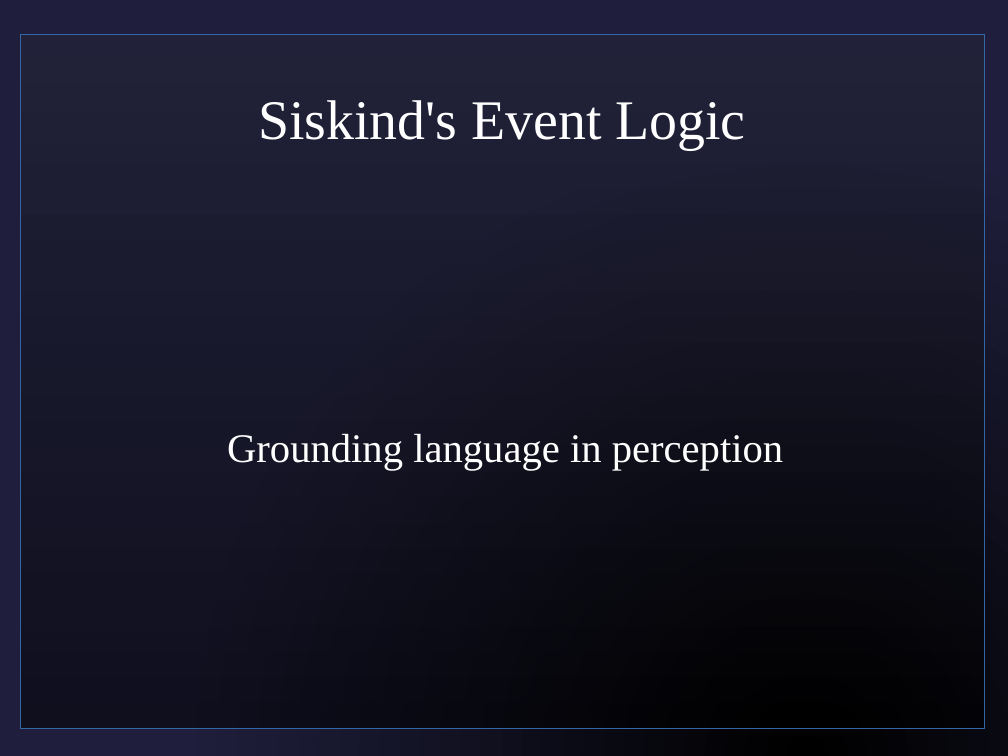
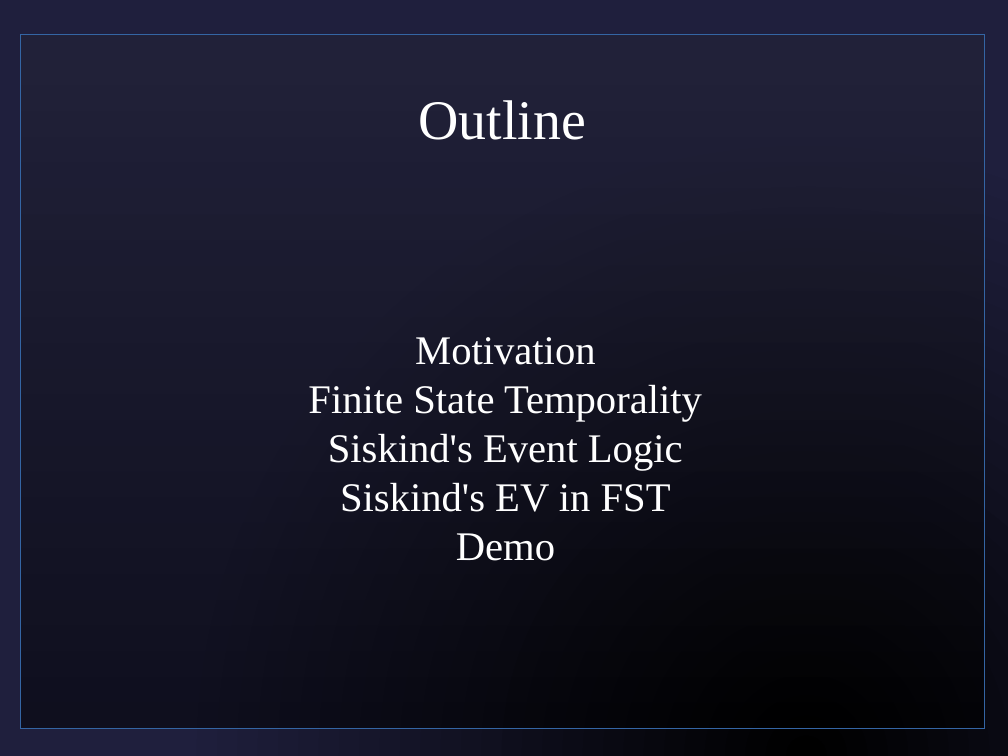
Before and after one commit to sjf/eventlogic, a slide deck: slide 2 of pres1.odp. Drawn at 1008x756 pixels with LibreOffice and Linux fonts; fonts in the diff are those of the drawing; background and template pictures are left out. Boxes give left, top, right and bottom in pixels: in the first picture for what was removed or moved away, otherwise in the second. Text is boxed around its words. In the diff, an @@ line names an element or a change of style, - is before the commit and + after.

```diff
--- a/pres1.odp
+++ b/pres1.odp
@@ title at (x1=418, y1=100, x2=585, y2=140): text changed @@
-Siskind's Event Logic
+Outline
@@ subtitle at (x1=308, y1=337, x2=702, y2=561): text changed @@
-Grounding language in perception
+Motivation
+Finite State Temporality
+Siskind's Event Logic
+Siskind's EV in FST
+Demo
```
Also in this commit, not shown: 9 other slides changed, 13 slides added, 2 slides removed, 2 other files.
